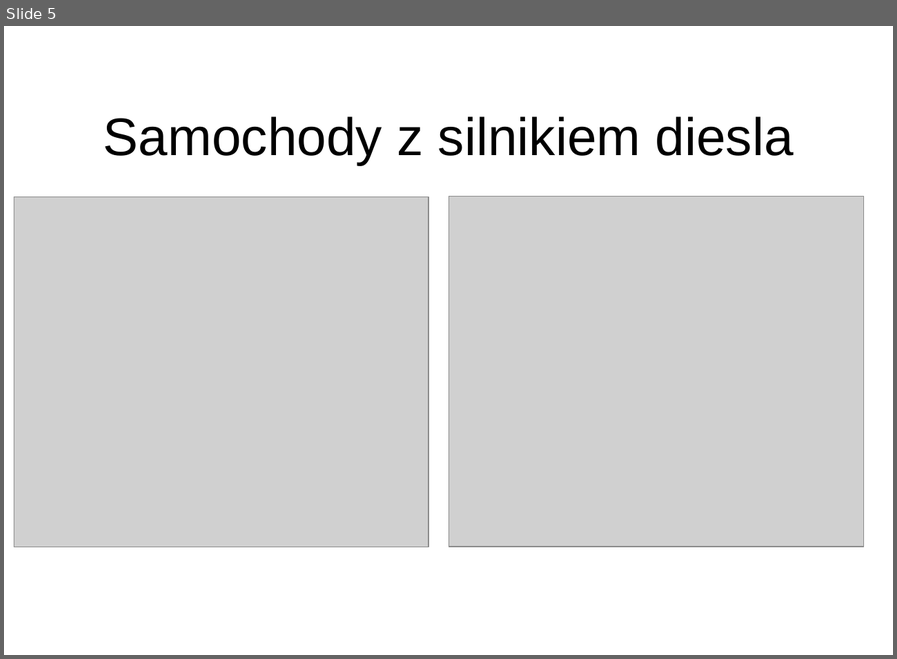
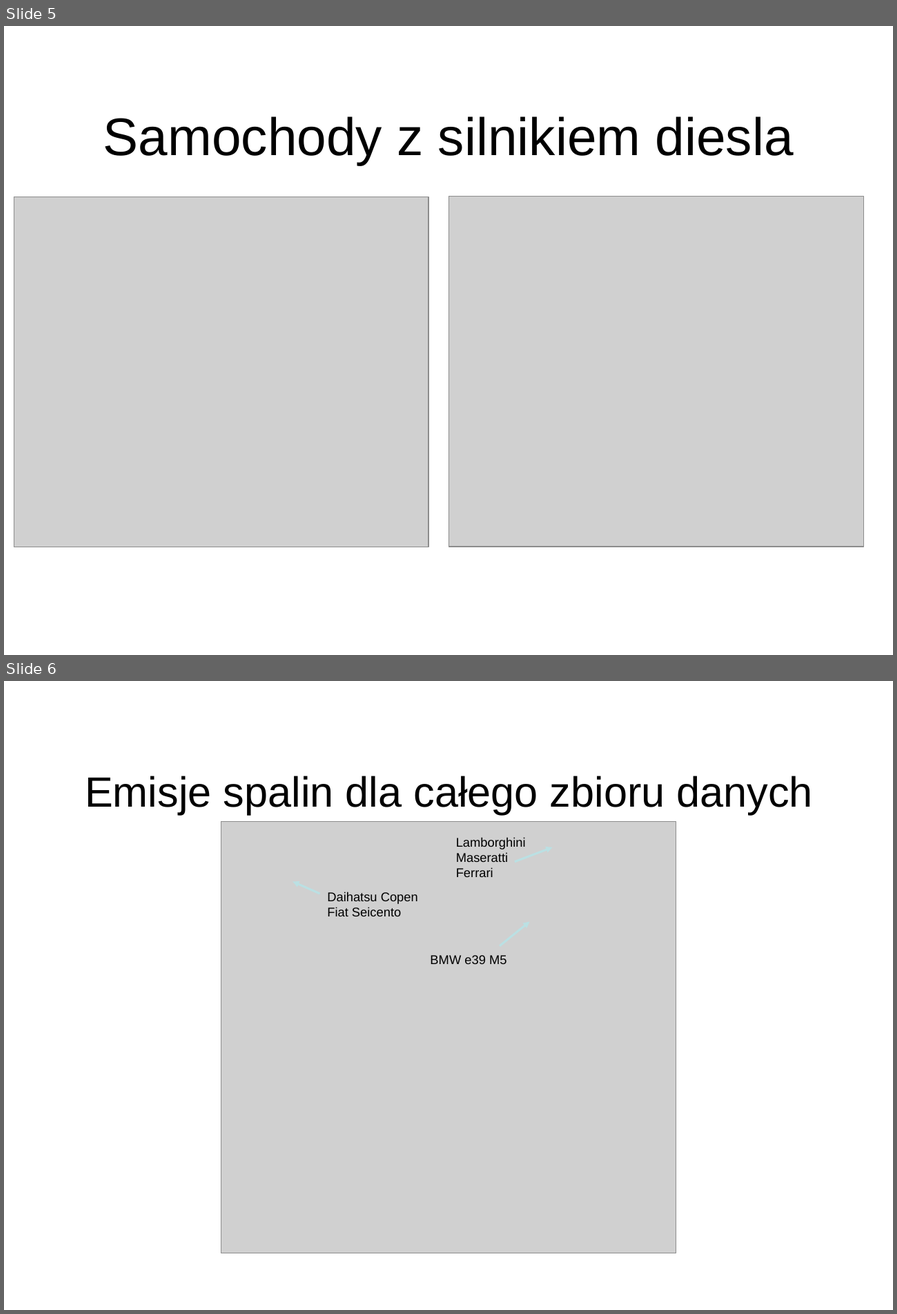
Before and after one commit to michalloska/DataExploration_Project, a slide deck: prezentacja.ppt. Shown one above the other, each under a label of ours: slide 5 before the commit, slides 5 and 6 after it. The pictures are 897x659 and 897x1314 pixels, drawn with LibreOffice and Linux fonts; fonts in the diff are those of the drawing; grey boxes stand for pictures; background and template pictures are left out. Boxes give left, top, right and bottom in pixels: in the first picture for what was removed or moved away, otherwise in the second. Text is boxed around its words. In the diff, an @@ line names an element or a change of style, - is before the commit and + after.

```diff
--- a/prezentacja.ppt
+++ b/prezentacja.ppt
@@ slide 6 added at [4,681,893,1310], background picture (left out) @@
@@ title added at [85,776,813,814], 40 pt, text #000000 @@
+Emisje spalin dla całego zbioru danych
@@ picture added at [221,821,676,1253] @@
@@ text added at [456,837,526,877], 12 pt, text #000000 @@
+Lamborghini
+Maseratti
+Ferrari
@@ arrow added from (515, 861) to (553, 848), #BBE0E3 2.01 pt @@
@@ arrow added from (320, 894) to (292, 882), #BBE0E3 2.01 pt @@
@@ text added at [327,891,418,916], 12 pt, text #000000 @@
+Daihatsu Copen
+Fiat Seicento
@@ arrow added from (499, 946) to (530, 921), #BBE0E3 2.01 pt @@
@@ text added at [430,955,506,964], 12 pt, text #000000 @@
+BMW e39 M5
```
Also in this commit, not shown: 4 slides changed, 2 slides removed, 2 other files.
